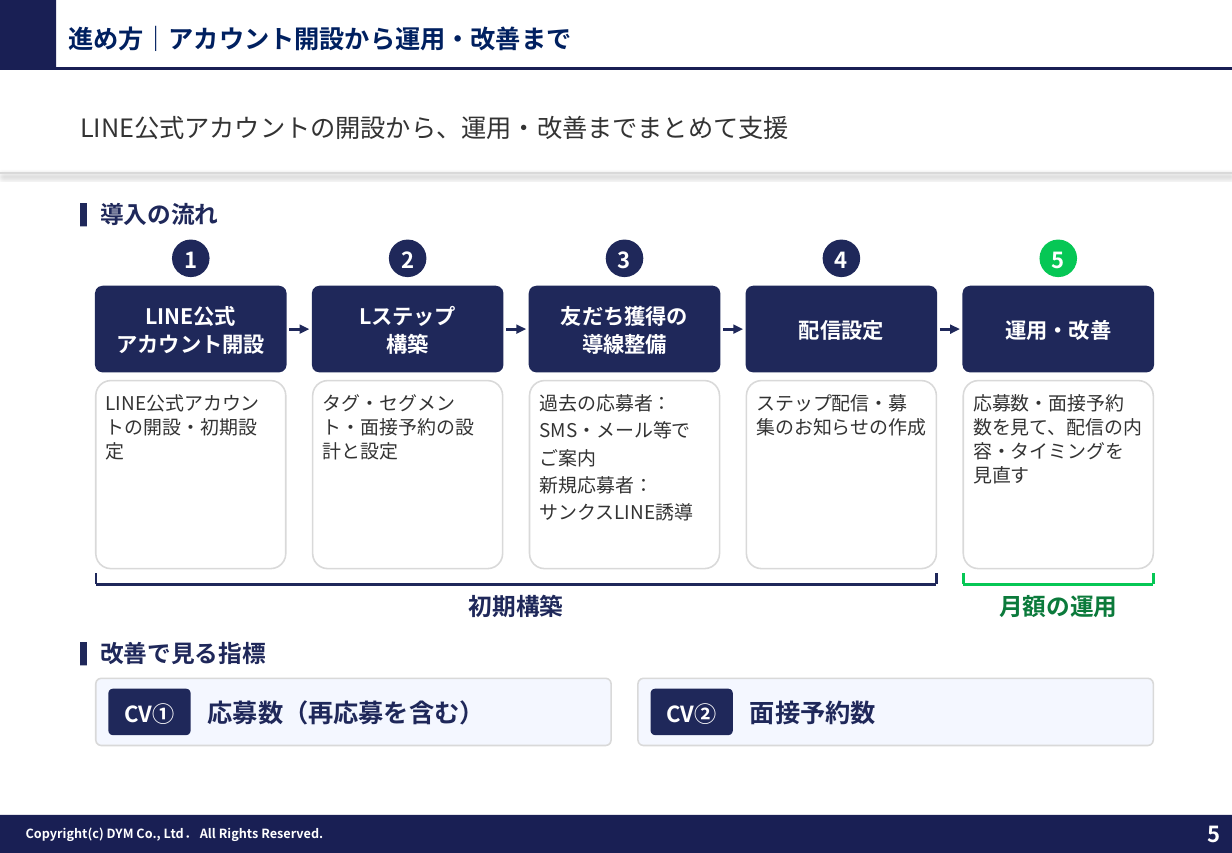
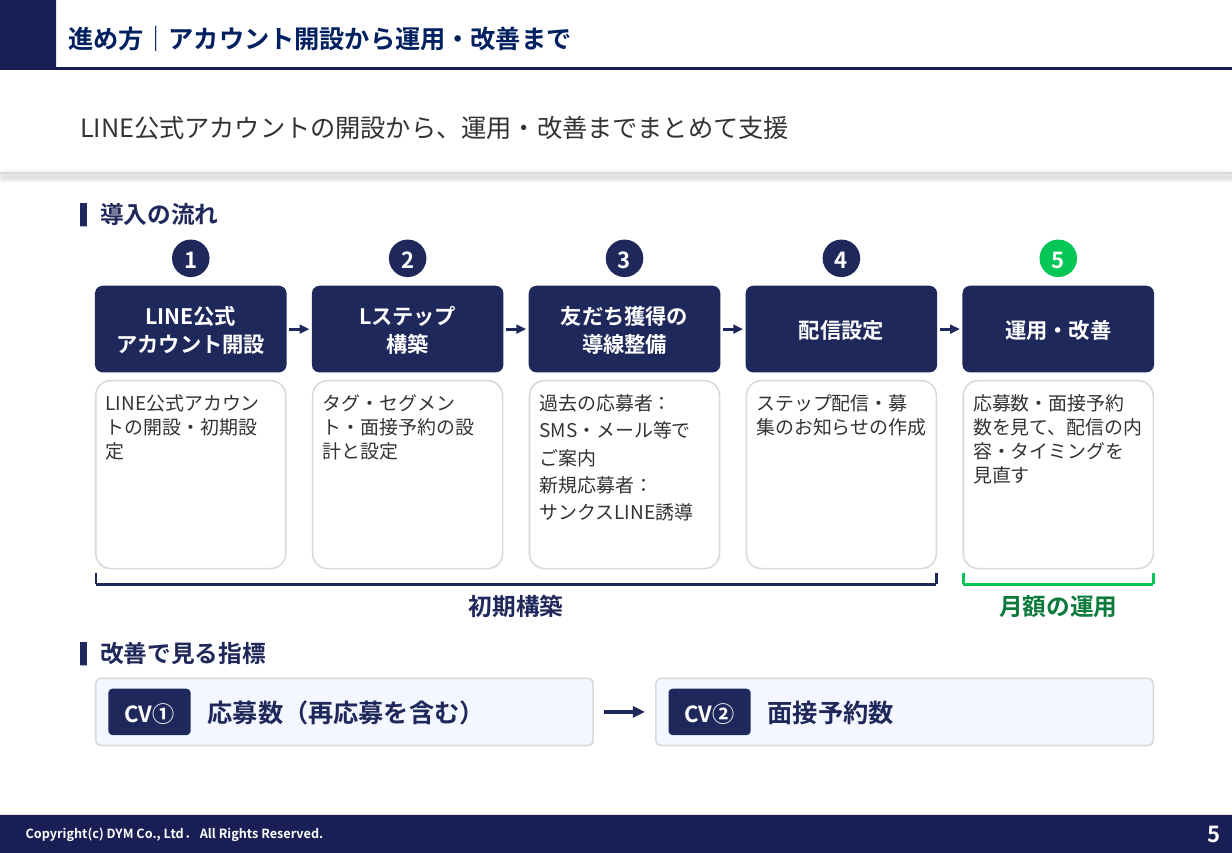
Before and after one commit to tonomura-r-dev/folder, a slide deck: slide 5 of 20261013_セキュリティー京葉御中_LINE採用追客のご提案.pptx. Drawn at 1232x853 pixels with LibreOffice and Linux fonts; fonts in the diff are those of the drawing; background and template pictures are left out. Boxes give left, top, right and bottom in pixels: in the first picture for what was removed or moved away, otherwise in the second. Text is boxed around its words. In the diff, an @@ line names an element or a change of style, - is before the commit and + after.

```diff
--- a/20261013_セキュリティー京葉御中_LINE採用追客のご提案.pptx
+++ b/20261013_セキュリティー京葉御中_LINE採用追客のご提案.pptx
@@ rounded rectangle: place and size @@
-rounded rectangle at [96,678,611,745]
+rounded rectangle at [96,678,593,745]
@@ rounded rectangle: place and size @@
-rounded rectangle at [638,678,1154,745]
+rounded rectangle at [656,678,1154,745]
@@ rounded rectangle "CV②": place and size @@
-rounded rectangle "CV②" at [652,689,733,734]
+rounded rectangle "CV②" at [670,689,751,734]
@@ text "面接予約数": place and size @@
-text "面接予約数" at [750,700,876,725]
+text "面接予約数" at [768,700,894,725]
@@ arrow added from (604, 712) to (645, 712), #1F285A 2.5 pt @@
```
Also in this commit, not shown: 1 other slide changed, 2 other files.
